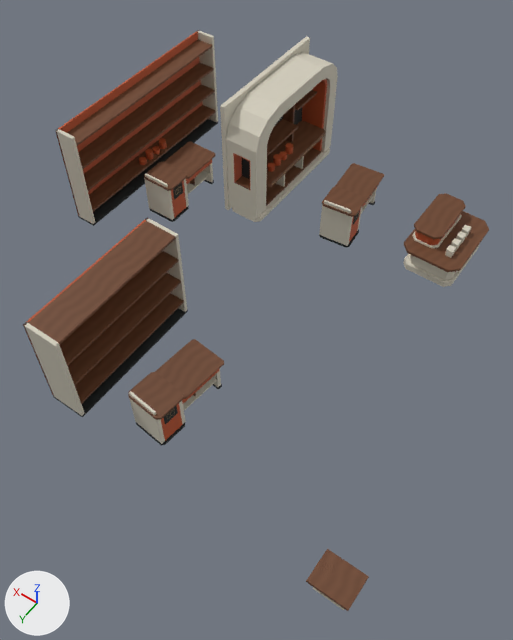
The glTF model external_packages/shopping_promenade_20261009/exports/SHOP_D09_S100_A210__fitout.glb, before and after one commit.
Camera for both pictures: a 50 mm camera at (-5.66, 8.57, 12.27) aimed at (-0.32, 1.1, 0.53). The lights are fixed; the arrows at lower left show +X, +Y and +Z. The picture after the commit comes second. Vertices at exactly the same position are counted once.

Objects in the first picture: 'SHOP_D09_S100_A210__fitout__dark_rubber', 'SHOP_D09_S100_A210__fitout__ivory_enamel', 'SHOP_D09_S100_A210__fitout__retail_terracotta_enamel', 'SHOP_D09_S100_A210__fitout__warm_walnut' and 1 more.
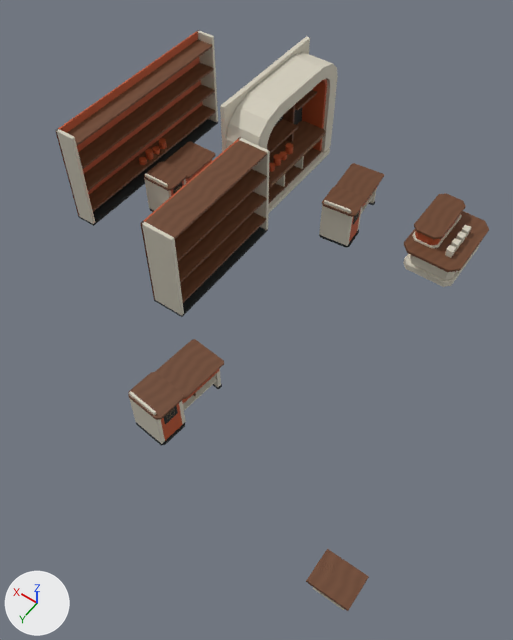
The edits, one by one:
me_shop_d09_s100_a210__fitout__dark_rubber is used by ob_shop_d09_s100_a210__fitout__dark_rubber; location (0.0, 0.0, 0.0).
me_shop_d09_s100_a210__fitout__dark_rubber had 228 vertices, 380 faces and spanned x -3.06..5.35, y -5.0..4.75, z 0.0..2.49.
me_shop_d09_s100_a210__fitout__dark_rubber now has 228 vertices, 380 faces and spans x -3.06..5.35, y -5.0..4.32, z 0.0..2.49.
me_shop_d09_s100_a210__fitout__dark_rubber part 1: the loose piece of 8 vertices spanning x 1.3..2.1, y 1.45..4.75, z 0.0..0.06 is moved by (0.0, -3.1, 0.0).
me_shop_d09_s100_a210__fitout__ivory_enamel has 376 vertices, 650 faces and spans x -4.8..5.35, y -5.05..4.9, z 0.0..3.0.
me_shop_d09_s100_a210__fitout__ivory_enamel is used by ob_shop_d09_s100_a210__fitout__ivory_enamel; location (0.0, 0.0, 0.0).
me_shop_d09_s100_a210__fitout__ivory_enamel part 2: the loose piece of 8 vertices spanning x 1.3..2.1, y 4.67..4.75, z 0.06..2.4 is moved by (0.0, -3.1, 0.0).
me_shop_d09_s100_a210__fitout__ivory_enamel part 3: the loose piece of 8 vertices spanning x 1.3..2.1, y 1.45..1.53, z 0.06..2.4 is moved by (0.0, -3.1, 0.0).
me_shop_d09_s100_a210__fitout__retail_terracotta_enamel is used by ob_shop_d09_s100_a210__fitout__retail_terracotta_enamel; location (0.0, 0.0, 0.0).
me_shop_d09_s100_a210__fitout__retail_terracotta_enamel had 382 vertices, 692 faces and spanned x -2.46..5.35, y -4.73..4.75, z 0.05..2.6.
me_shop_d09_s100_a210__fitout__retail_terracotta_enamel now has 382 vertices, 692 faces and spans x -2.46..5.35, y -4.73..4.22, z 0.05..2.6.
me_shop_d09_s100_a210__fitout__retail_terracotta_enamel part 4: the loose piece of 8 vertices spanning x 2.06..2.1, y 1.45..4.75, z 0.06..2.4 is moved by (0.0, -3.1, 0.0).
me_shop_d09_s100_a210__fitout__warm_walnut has 336 vertices, 540 faces and spans x -4.9..5.31, y -4.66..5.0, z 0.15..2.49.
me_shop_d09_s100_a210__fitout__warm_walnut is used by ob_shop_d09_s100_a210__fitout__warm_walnut; location (0.0, 0.0, 0.0).
me_shop_d09_s100_a210__fitout__warm_walnut part 5: the loose piece of 8 vertices spanning x 1.3..2.06, y 1.53..4.67, z 0.4..0.45 is moved by (0.0, -3.1, 0.0).
me_shop_d09_s100_a210__fitout__warm_walnut part 6: the loose piece of 8 vertices spanning x 1.3..2.06, y 1.53..4.67, z 1.05..1.1 is moved by (0.0, -3.1, 0.0).
me_shop_d09_s100_a210__fitout__warm_walnut part 7: the loose piece of 8 vertices spanning x 1.3..2.06, y 1.53..4.67, z 1.7..1.75 is moved by (0.0, -3.1, 0.0).
me_shop_d09_s100_a210__fitout__warm_walnut part 8: the loose piece of 8 vertices spanning x 1.3..2.06, y 1.53..4.67, z 2.35..2.4 is moved by (0.0, -3.1, 0.0).

Changed parts and their boxes [x1, y1, x2, y2] in the pictures (513 x 640 px; the box of a moved part takes in the faces that stretch with it):
'SHOP_D09_S100_A210__fitout__warm_walnut', reshaped (8% narrower): before [28, 39, 489, 611]; after [67, 39, 489, 611]
'SHOP_D09_S100_A210__fitout__ivory_enamel', reshaped (7% narrower): before [23, 30, 480, 610]; after [56, 30, 480, 610]
'SHOP_D09_S100_A210__fitout__retail_terracotta_enamel', reshaped (7% narrower): before [24, 31, 460, 441]; after [55, 31, 460, 441]
'SHOP_D09_S100_A210__fitout__dark_rubber', reshaped (8% narrower): before [53, 108, 375, 445]; after [78, 108, 375, 445]
part 1 of me_shop_d09_s100_a210__fitout__dark_rubber, moved or reshaped: before [53, 308, 188, 417]; after [154, 227, 268, 317]
part 2 of me_shop_d09_s100_a210__fitout__ivory_enamel, moved or reshaped: before [23, 322, 85, 416]; after [141, 221, 184, 315]
part 3 of me_shop_d09_s100_a210__fitout__ivory_enamel, moved or reshaped: before [145, 218, 187, 312]; after [239, 138, 270, 230]
part 4 of me_shop_d09_s100_a210__fitout__retail_terracotta_enamel, moved or reshaped: before [24, 218, 147, 396]; after [140, 137, 240, 299]
part 5 of me_shop_d09_s100_a210__fitout__warm_walnut, moved or reshaped: before [75, 293, 184, 404]; after [180, 212, 266, 303]
part 6 of me_shop_d09_s100_a210__fitout__warm_walnut, moved or reshaped: before [68, 273, 181, 385]; after [178, 192, 267, 283]
part 7 of me_shop_d09_s100_a210__fitout__warm_walnut, moved or reshaped: before [60, 251, 179, 366]; after [175, 169, 267, 262]
part 8 of me_shop_d09_s100_a210__fitout__warm_walnut, moved or reshaped: before [28, 221, 176, 345]; after [145, 140, 267, 239]
